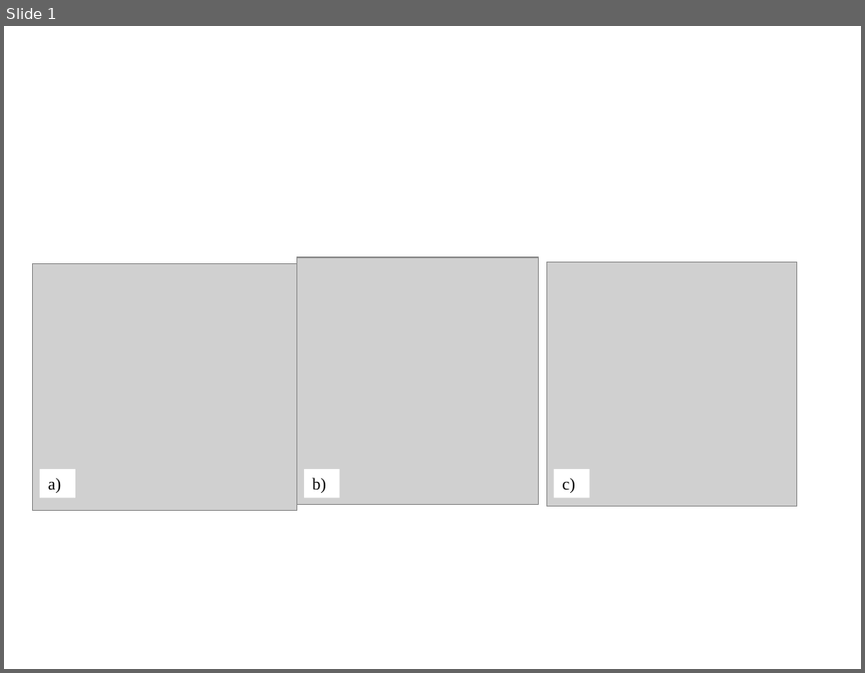
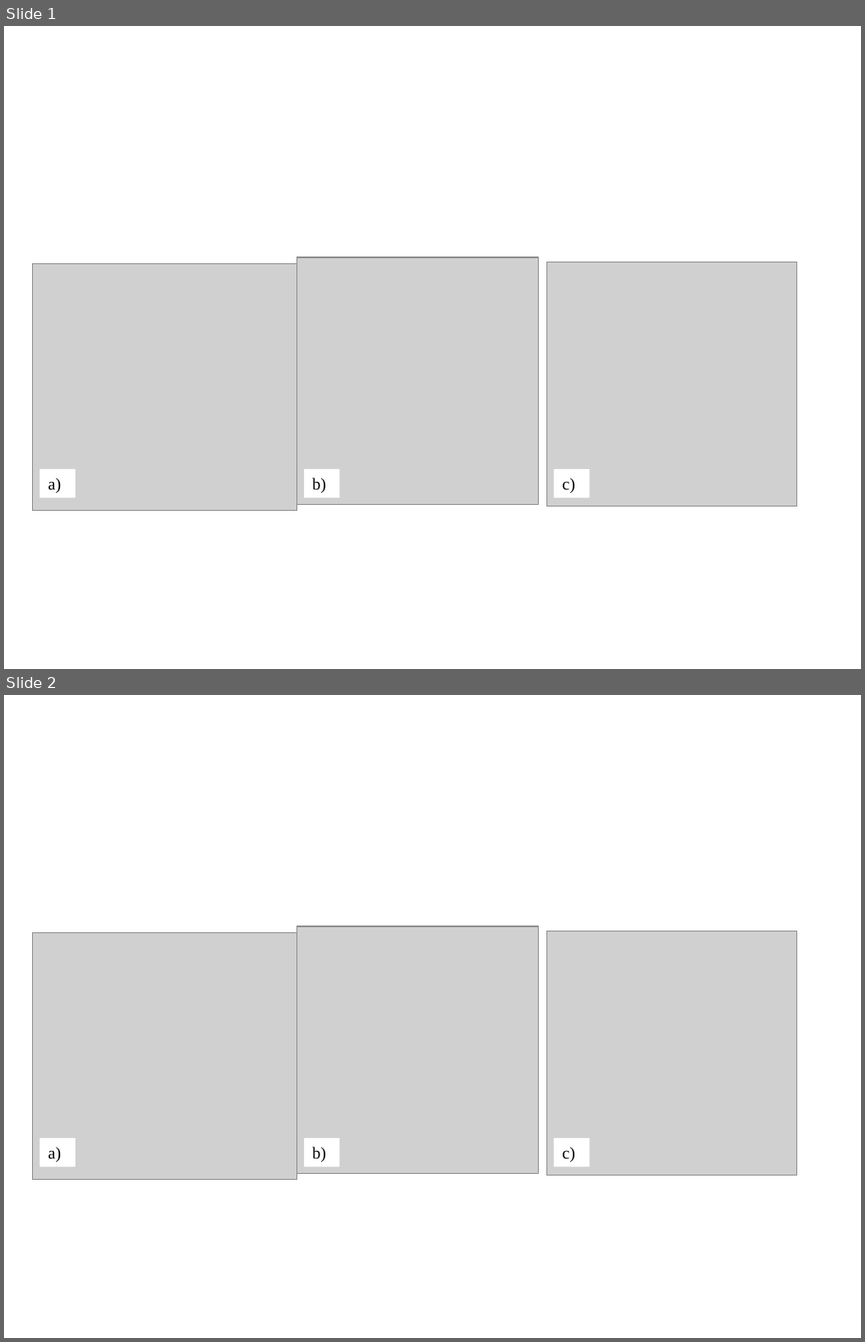
Before and after one commit to Leonardo767/aiaa2019-publication, a slide deck: docs/paper/figs/DiagramsDesktop.pptx. Shown one above the other, each under a label of ours: slide 1 before the commit, slides 1 and 2 after it. The pictures are 865x673 and 865x1342 pixels, drawn with LibreOffice and Linux fonts; fonts in the diff are those of the drawing; grey boxes stand for pictures. Boxes give left, top, right and bottom in pixels: in the first picture for what was removed or moved away, otherwise in the second. Text is boxed around its words. In the diff, an @@ line names an element or a change of style, - is before the commit and + after.

```diff
--- a/docs/paper/figs/DiagramsDesktop.pptx
+++ b/docs/paper/figs/DiagramsDesktop.pptx
@@ slide 2 added at <box>4,695,861,1338</box>, background #FFFFFF @@
@@ picture added at <box>32,933,297,1179</box> @@
@@ picture added at <box>297,926,539,1173</box> @@
@@ picture added at <box>546,930,796,1174</box> @@
@@ rectangle added at <box>40,1138,76,1167</box>, fill #FFFFFF, 14 pt, text #000000 @@
+a)
@@ rectangle added at <box>304,1138,340,1167</box>, fill #FFFFFF, 14 pt, text #000000 @@
+b)
@@ rectangle added at <box>554,1138,590,1167</box>, fill #FFFFFF, 14 pt, text #000000 @@
+c)
```
Also in this commit, not shown: 1 other file.
